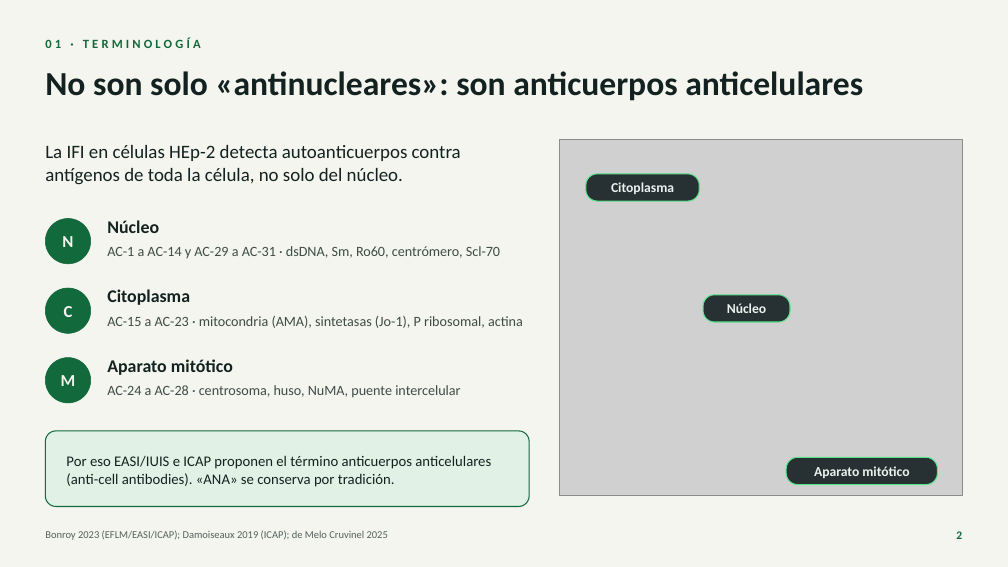
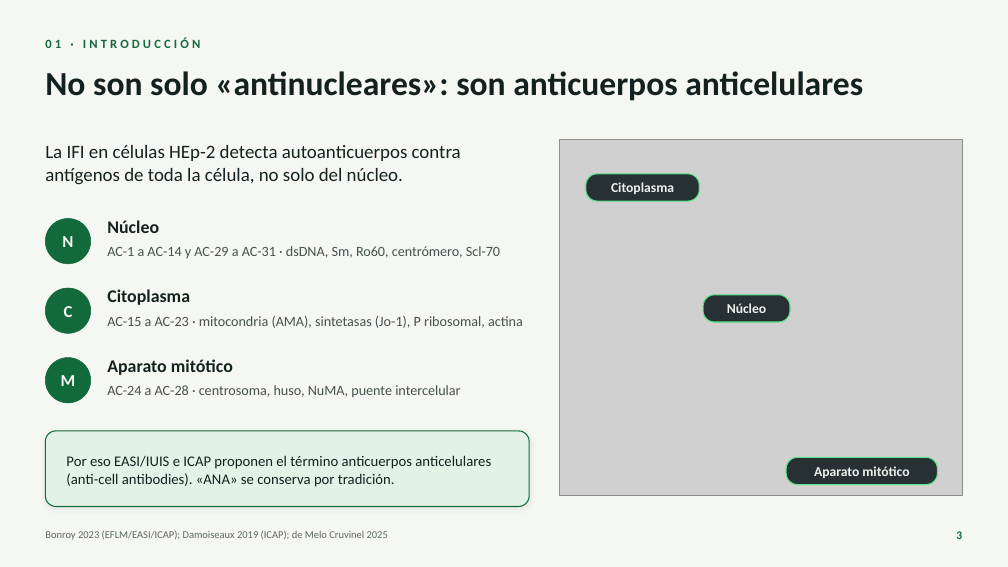
Before and after one commit to nestor120512/nes, a slide deck: slide 3 of ANA_para_el_internista.pptx (slide 2 before the commit). Drawn at 1008x567 pixels with LibreOffice and Linux fonts; fonts in the diff are those of the drawing; grey boxes stand for pictures. Boxes give left, top, right and bottom in pixels: in the first picture for what was removed or moved away, otherwise in the second. Text is boxed around its words. In the diff, an @@ line names an element or a change of style, - is before the commit and + after.

```diff
--- a/ANA_para_el_internista.pptx
+++ b/ANA_para_el_internista.pptx
@@ background #F3F5EE to #F5F7F2 @@
@@ text at (x1=45, y1=38, x2=201, y2=48): text changed @@
-01 · TERMINOLOGÍA
+01 · INTRODUCCIÓN
```
Also in this commit, not shown: 26 other slides changed, 1 slide added.
